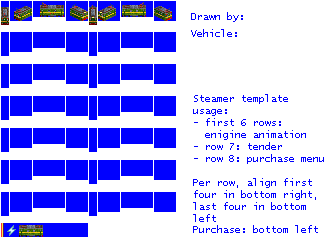
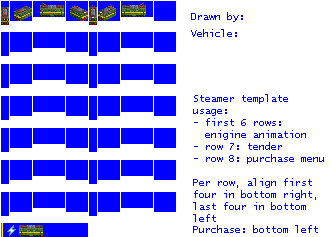
Layers edited between the first and the second (331, 237) image:
removed layer "Pasted Layer" over box(154, 6, 172, 21)
painted on "empty.png" over box(22, 15, 144, 237)
